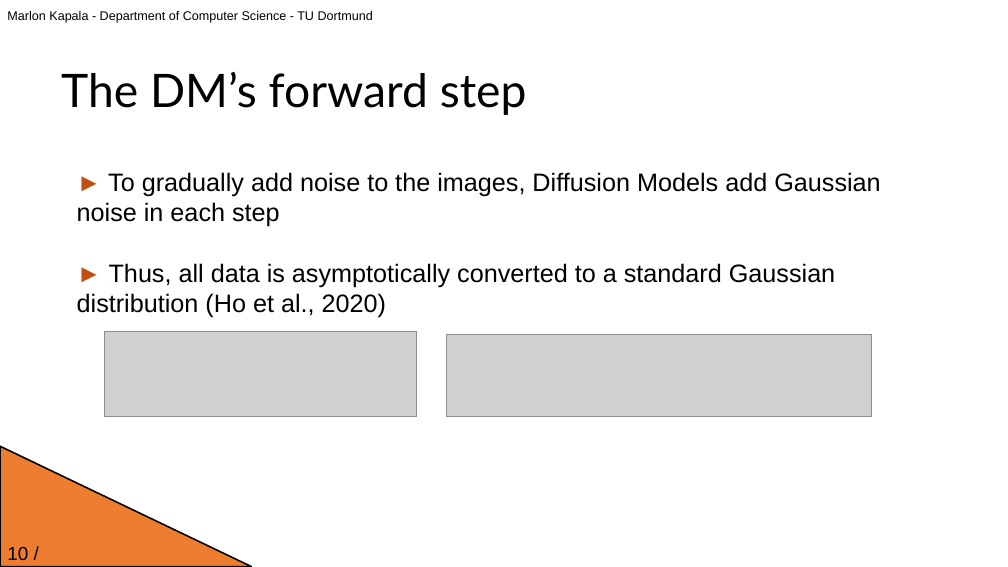
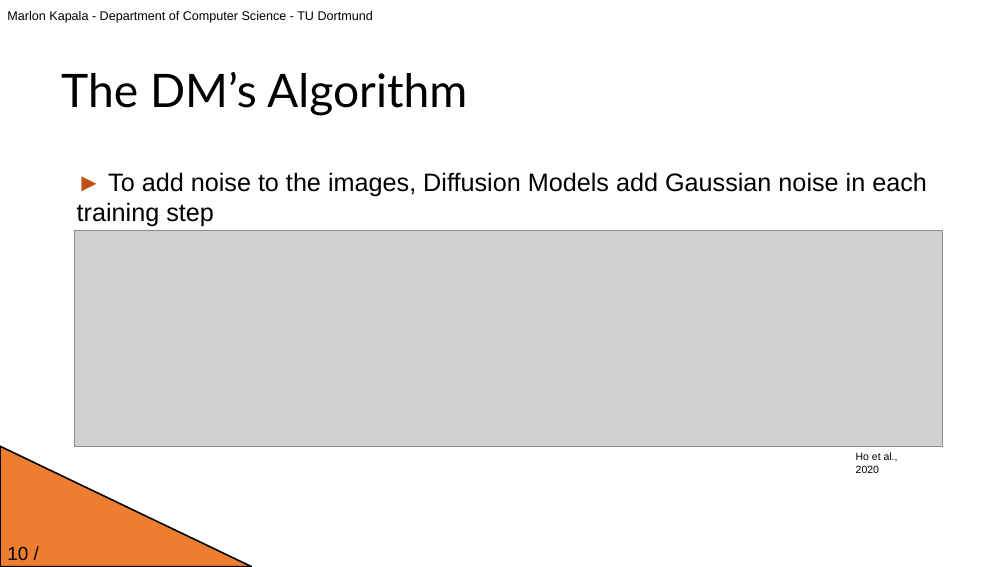
Before and after one commit to JavaLangMarlon/ddm-proseminar-tu-dortmund, a slide deck: slide 10 of presentation.pptx. Drawn at 1008x567 pixels with LibreOffice and Linux fonts; fonts in the diff are those of the drawing; grey boxes stand for pictures; background and template pictures are left out. Boxes give left, top, right and bottom in pixels: in the first picture for what was removed or moved away, otherwise in the second. Text is boxed around its words. In the diff, an @@ line names an element or a change of style, - is before the commit and + after.

```diff
--- a/presentation.pptx
+++ b/presentation.pptx
@@ text at bbox=[61, 72, 467, 116]: text changed @@
-The DM’s forward step
+The DM’s Algorithm
@@ text at bbox=[77, 172, 927, 227]: text changed @@
-► To gradually add noise to the images, Diffusion Models add Gaussian noise in each step
-► Thus, all data is asymptotically converted to a standard Gaussian distribution (Ho et al., 2020)
+► To add noise to the images, Diffusion Models add Gaussian noise in each training step
@@ picture added at bbox=[74, 231, 942, 446] @@
@@ picture removed at bbox=[104, 332, 417, 417] @@
@@ picture removed at bbox=[447, 334, 873, 417] @@
@@ text added at bbox=[856, 452, 898, 473], 10 pt, text #000000 @@
+Ho et al., 2020
```
Also in this commit, not shown: 23 other slides changed, 1 slide added, 1 other file.
